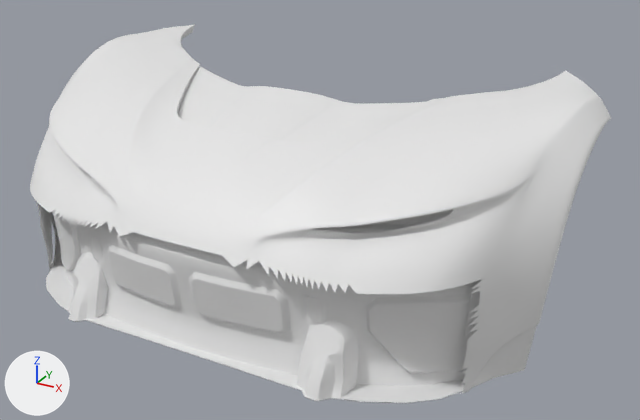
The glTF model web/public/assets/cars/v3/vela_hood_dome.glb as it was, and as the next commit left it.
One viewpoint serves both versions: a camera (50 mm lens) standing at (1.418, -3.786, 1.582) and looking at (0.128, -1.44, 0.409). The axes (+X, +Y, +Z) are drawn at lower left. The lights are the same throughout. The picture after the commit comes second. Where no turn or scale is listed for an object, it has been applied to the vertices. Vertices at exactly the same position are counted once.

In view in the first picture: 'hood.001', 'hood_inner.001', 'hood_vent.001'.
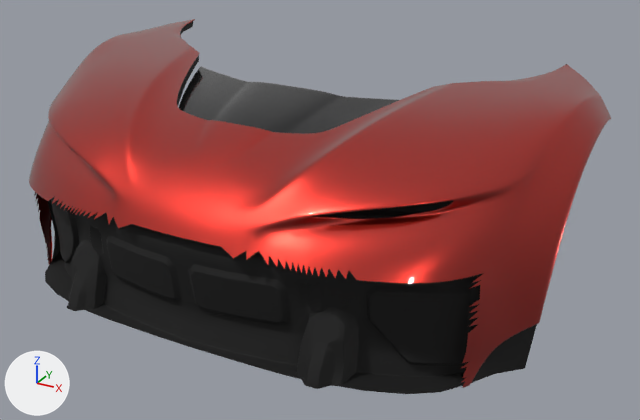
What differs and where, as boxes (x1, y1, x2, y2) in the pictures (640 x 420 px; the box of a moved part takes in the faces that stretch with it):
'hood.001', recoloured, reshaped: before (30, 24, 611, 394); after (29, 19, 611, 388)
'hood_inner.001', recoloured, reshaped: before (46, 26, 536, 403); after (45, 21, 537, 394)
'hood_vent.001', recoloured, reshaped: before (178, 67, 424, 143); after (179, 66, 399, 134)
part 1 of me_hood_001, moved or reshaped: before (41, 27, 172, 242); after (40, 23, 172, 237)
part 2 of me_hood_001, moved or reshaped: before (478, 78, 600, 363); after (478, 74, 600, 359)
part 3 of me_hood_001, moved or reshaped: before (133, 128, 276, 255); after (133, 120, 275, 247)
part 4 of me_hood_001, moved or reshaped: before (30, 24, 195, 270); after (29, 19, 195, 264)
part 5 of me_hood_001, moved or reshaped: before (427, 71, 578, 394); after (427, 64, 579, 388)
part 6 of me_hood_001, moved or reshaped: before (31, 37, 536, 294); after (30, 30, 537, 283)
part 7 of me_hood_001, moved or reshaped: before (38, 48, 200, 225); after (37, 39, 199, 215)
part 8 of me_hood_001, moved or reshaped: before (293, 92, 492, 294); after (292, 81, 493, 283)
part 9 of me_hood_inner_001, moved or reshaped (mostly hidden): before (52, 212, 60, 246); after (50, 201, 60, 245)
part 10 of me_hood_inner_001, moved or reshaped: before (495, 326, 536, 378); after (495, 324, 537, 374)
part 11 of me_hood_inner_001, moved or reshaped: before (138, 235, 236, 365); after (137, 227, 236, 358)
part 12 of me_hood_inner_001, moved or reshaped: before (46, 210, 68, 290); after (45, 198, 67, 282)
part 13 of me_hood_inner_001, moved or reshaped: before (407, 279, 495, 403); after (407, 274, 496, 394)
part 14 of me_hood_inner_001, moved or reshaped: before (181, 26, 194, 41); after (180, 21, 193, 35)
part 15 of me_hood_inner_001, moved or reshaped: before (55, 96, 453, 388); after (53, 85, 453, 377)
part 16 of me_hood_inner_001, moved or reshaped: before (47, 67, 199, 322); after (46, 55, 199, 312)
part 17 of me_hood_inner_001, moved or reshaped: before (292, 216, 421, 403); after (292, 204, 422, 394)
part 18 of me_hood_vent_001, moved or reshaped: before (178, 67, 424, 143); after (179, 67, 399, 134)

The change, as a list of edits to the scene's bpy script:
```text
Change me_hood_001:
    remove me_hood_001.from_pydata(...)  # 5068 vertices, 9568 faces; spans x -0.95..0.95, y -0.58..0.58, z -0.35..0.35
    add me_hood_001.from_pydata(...)  # 5068 vertices, 9568 faces; spans x -0.95..0.95, y -0.58..0.58, z -0.34..0.38
    me_hood_001 part 1: 315 of the vertices in x -0.9..-0.82, y -0.27..0.49, z -0.26..0.35 are moved by (0.0, 0.0, 0.01)
    me_hood_001 part 2: 315 of the vertices in x 0.82..0.9, y -0.27..0.49, z -0.26..0.35 are moved by (0.0, 0.0, 0.01)
    me_hood_001 part 3: 572 of the vertices in x -0.12..0.12, y -0.57..-0.23, z 0.03..0.26 are moved by (0.0, 0.0, 0.02)
    me_hood_001 part 4: 377 of the vertices in x -0.82..-0.71, y -0.41..0.58, z -0.35..0.35 are moved by (0.0, 0.0, 0.02)
    me_hood_001 part 5: 377 of the vertices in x 0.71..0.82, y -0.41..0.58, z -0.35..0.35 are moved by (0.0, 0.0, 0.02)
    me_hood_001 part 6: 1494 of the vertices in x -0.71..0.71, y -0.58..0.41, z -0.01..0.34 are moved by (0.0, 0.0, 0.03)
    me_hood_001 part 7: 547 of the vertices in x -0.59..-0.37, y -0.56..0.27, z -0.01..0.33 are moved by (0.0, 0.0, 0.04)
    me_hood_001 part 8: 547 of the vertices in x 0.37..0.59, y -0.56..0.27, z -0.01..0.33 are moved by (0.0, 0.0, 0.04)
    add me_hood_001.materials.append(mat_paint)  # red #c43027
Change me_hood_inner_001:
    remove me_hood_inner_001.from_pydata(...)  # 1827 vertices, 3546 faces; spans x -0.95..0.95, y -0.57..0.57, z -0.35..0.35
    add me_hood_inner_001.from_pydata(...)  # 1827 vertices, 3546 faces; spans x -0.95..0.95, y -0.57..0.57, z -0.34..0.37
    me_hood_inner_001 part 9: 133 of the vertices in x -0.89..-0.81, y -0.22..0.47, z -0.35..0.34 are moved by (0.0, 0.0, 0.01)
    me_hood_inner_001 part 10: 133 of the vertices in x 0.81..0.89, y -0.22..0.47, z -0.35..0.34 are moved by (0.0, 0.0, 0.01)
    me_hood_inner_001 part 11: 85 of the vertices in x -0.11..0.11, y -0.57..-0.23, z -0.31..0.26 are moved by (0.0, 0.0, 0.02)
    me_hood_inner_001 part 12: 65 of the vertices in x -0.81..-0.71, y -0.38..-0.01, z -0.35..0.26 are moved by (0.0, 0.0, 0.02)
    me_hood_inner_001 part 13: 65 of the vertices in x 0.71..0.81, y -0.38..-0.01, z -0.35..0.26 are moved by (0.0, 0.0, 0.02)
    me_hood_inner_001 part 14: 29 of the vertices in x -0.81..-0.72, y 0.21..0.57, z 0.32..0.35 are moved by (0.0, 0.0, 0.02)
    me_hood_inner_001 part 15: 722 of the vertices in x -0.71..0.71, y -0.57..0.41, z -0.34..0.34 are moved by (0.0, 0.0, 0.03)
    me_hood_inner_001 part 16: 244 of the vertices in x -0.58..-0.37, y -0.57..0.27, z -0.34..0.33 are moved by (0.0, 0.0, 0.04)
    me_hood_inner_001 part 17: 244 of the vertices in x 0.37..0.58, y -0.57..0.27, z -0.34..0.33 are moved by (0.0, 0.0, 0.04)
    other edits to the shape of me_hood_inner_001 do not show in these pictures
    add me_hood_inner_001.materials.append(mat_rubber)  # black #0a0a0a
Change me_hood_vent_001:
    remove me_hood_vent_001.from_pydata(...)  # 1413 vertices, 2672 faces; spans x -0.44..0.44, y -0.213..0.213, z -0.037..0.05
    add me_hood_vent_001.from_pydata(...)  # 1413 vertices, 2672 faces; spans x -0.44..0.44, y -0.213..0.213, z -0.02..0.061
    me_hood_vent_001 part 18: 1383 of 1413 vertices moved; they spanned x -0.434..0.434, y -0.213..0.212, z -0.037..0.05 and now span x -0.434..0.434, y -0.213..0.212, z -0.02..0.061; mean shift (0.0, 0.0, 0.013); largest move (0.219, -0.119, -0.017) -> (0.219, -0.119, 0.002)
    add me_hood_vent_001.materials.append(mat_trim)  # black #1d1d1f
```
